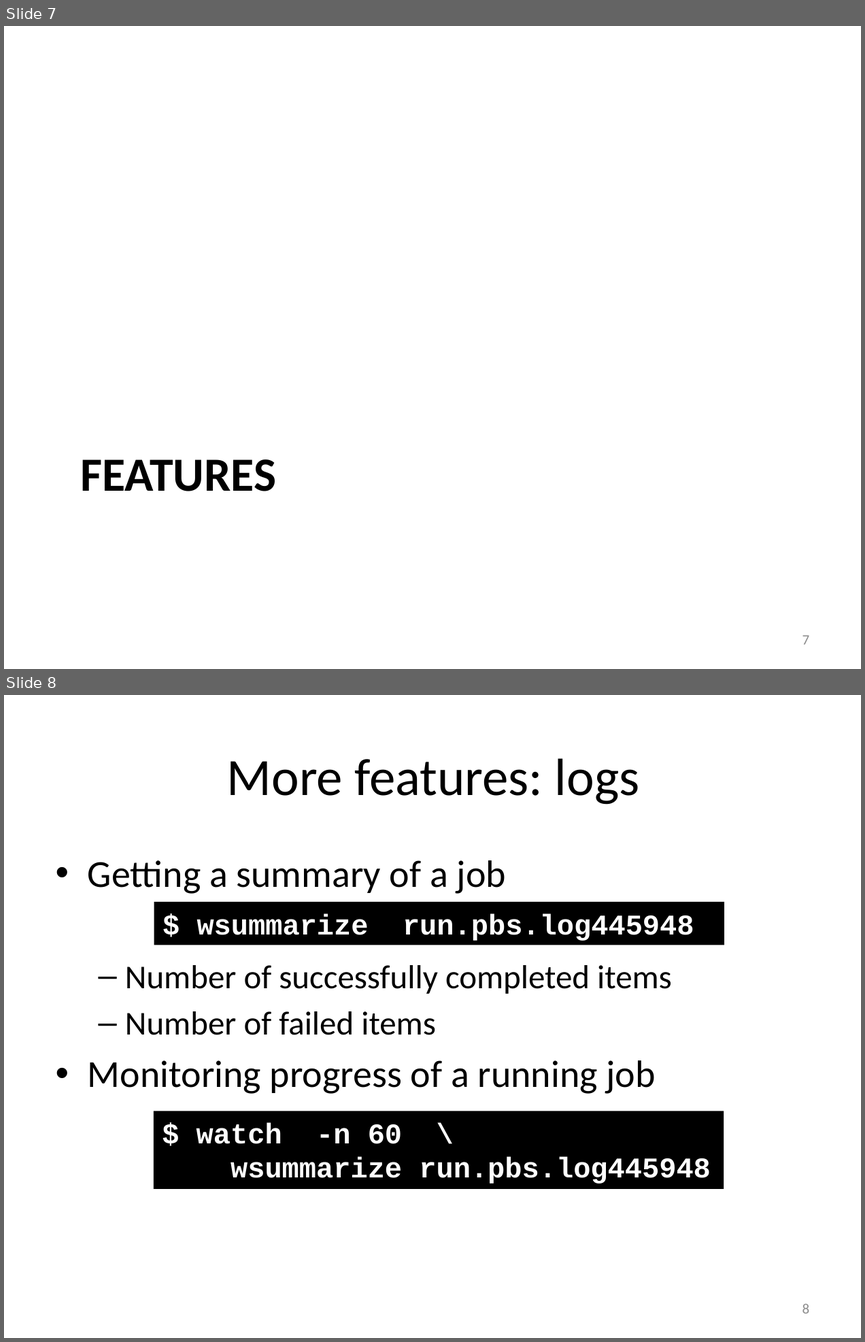
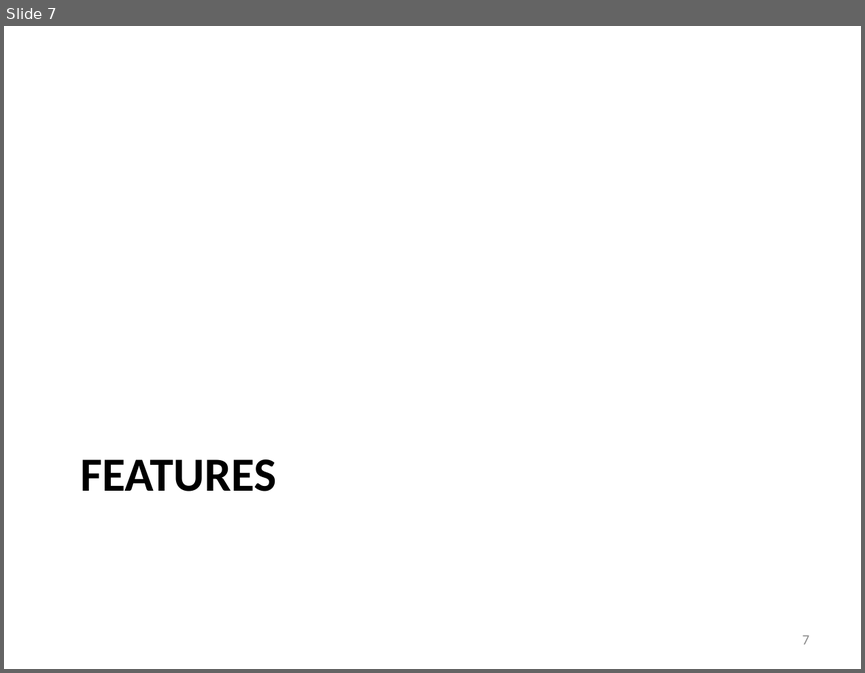
Before and after one commit to gjbex/atools, a slide deck: atools.pptx. Shown one above the other, each under a label of ours: slides 7 and 8 before the commit, slide 7 after it. The pictures are 865x1342 and 865x673 pixels, drawn with LibreOffice and Linux fonts; fonts in the diff are those of the drawing. Boxes give left, top, right and bottom in pixels: in the first picture for what was removed or moved away, otherwise in the second. Text is boxed around its words. In the diff, an @@ line names an element or a change of style, - is before the commit and + after.

```diff
--- a/atools.pptx
+++ b/atools.pptx
@@ slide 8 removed at (x1=4, y1=695, x2=861, y2=1338), background #FFFFFF @@
@@ title removed at (x1=227, y1=758, x2=639, y2=804) @@
-More features: logs
@@ text removed at (x1=88, y1=860, x2=672, y2=1093) @@
-• Getting a summary of a job
-  – Number of successfully completed items
-  – Number of failed items
-• Monitoring progress of a running job
@@ rectangle removed at (x1=154, y1=902, x2=723, y2=945) @@
-$ wsummarize run.pbs.log445948
@@ rectangle removed at (x1=154, y1=1110, x2=723, y2=1189) @@
-$ watch -n 60 \
-wsummarize run.pbs.log445948
@@ page number removed at (x1=802, y1=1304, x2=810, y2=1313) @@
-8
```
Also in this commit, not shown: 6 slides changed, 3 slides added, 1 other slide removed.
